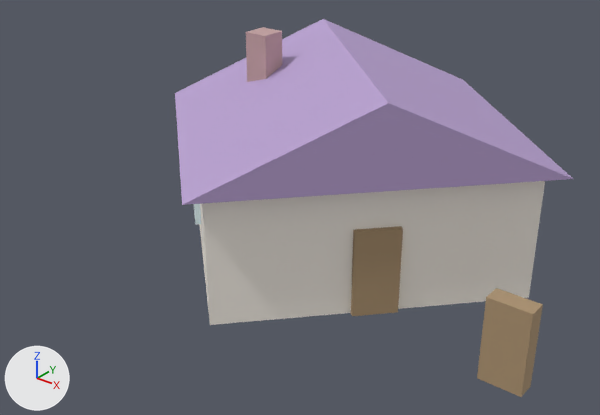
Before and after pictures for a commit that changed the glTF model village/house_calliope.glb.
Camera for both pictures: a 50 mm lens placed at (10.42, -14.81, 9.78), pointed at (-0.76, -0.84, 1.12). Lighting does not change. The marker at lower left points along +X, +Y and +Z. The first picture is the older version. Where no turn or scale is listed for an object, it has been applied to the vertices.

The older version as bpy lines, for what is in view:
```python
me_calliope_atap_mesh_001 = bpy.data.meshes.new('calliope_atap_mesh.001')
me_calliope_atap_mesh_001.from_pydata([(0.13, 5.17, 0.0), (-5.14, -0.58, 0.0), (-0.13, -5.17, 0.0), (5.14, 0.58, 0.0), (-2.51, 2.3, 1.8), (2.51, -2.3, 1.8)], [], [(0, 1, 4), (2, 3, 5), (1, 2, 5), (1, 5, 4), (3, 0, 4), (3, 4, 5), (0, 3, 2), (0, 2, 1)])
me_calliope_atap_mesh_001.materials.append(mat_atap_calliope)  # purple #b8a0cf
me_cube_563 = bpy.data.meshes.new('Cube.563')
me_cube_563.from_pydata(...)  # a box spanning x -0.3..0.3, y -0.3..0.3, z -0.8..0.8
me_cube_563.materials.append(mat_cerobong)  # pink #c2a0a0
me_cube_569 = bpy.data.meshes.new('Cube.569')
me_cube_569.from_pydata(...)  # a box spanning x -0.45..0.45, y -0.2..0.2, z -0.9..0.9
me_cube_569.materials.append(mat_rak)  # beige #ad9371
ob_calliope_atap_001 = bpy.data.objects.new('calliope_atap.001', me_calliope_atap_mesh_001)
ob_calliope_atap_001.location = (0.0, 0.0, 3.0)
ob_calliope_cerobong_001 = bpy.data.objects.new('calliope_cerobong.001', me_cube_563)
ob_calliope_cerobong_001.location = (-2.29, -0.28, 4.2)
ob_calliope_rak_kanan_001 = bpy.data.objects.new('calliope_rak_kanan.001', me_cube_569)
ob_calliope_rak_kanan_001.location = (5.5, -2.54, 0.9)
# also in view: 'calliope_dinding.001' at (0.0, 0.0, 1.5); 'calliope_pintu.001' at (2.26, -2.07, 1.0)
```
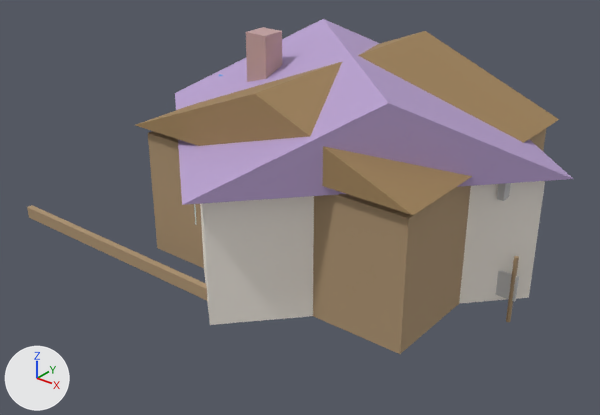
Changed parts and their boxes [x1, y1, x2, y2] in the pictures (600 x 415 px):
'calliope_dinding.003', added (beige): after [148, 129, 546, 354]
'calliope_atap.003', added (brown): after [135, 31, 559, 215]
'calliope_rak_kanan.001', deleted (beige): before [477, 288, 543, 397]
'calliope_pelaminan.001', added (beige): after [27, 205, 207, 300]
'calliope_kursi.001', added: after [496, 271, 519, 302]
'calliope_tiang_kanan.001', added: after [506, 256, 519, 322]
'calliope_tudung.001', added: after [497, 183, 511, 201]
'calliope_pintu.001', unchanged, covered by the edit: before [351, 226, 403, 316]

The change, as a list of edits to the scene's bpy script:
```text
Add mat_batu:
    mat_batu = principled_material('batu')
    mat_batu.base_color = (0.604, 0.604, 0.604)  # light grey #cccccc
    mat_batu.roughness = 0.85
Add mat_jerami:
    mat_jerami = principled_material('jerami')
    mat_jerami.base_color = (0.353, 0.227, 0.102)  # brown #a0835a
    mat_jerami.roughness = 0.85
Add me_cube_806:
    me_cube_806.from_pydata(...)  # a box spanning x -0.3..0.3, y -0.025..0.025, z -0.3..0.3
    me_cube_806.materials.append(mat_batu)  # light grey #cccccc
Add me_cube_803:
    me_cube_803.from_pydata(...)  # a box spanning x -0.075..0.075, y -0.25..0.25, z -0.3..0.3
    me_cube_803.materials.append(mat_batu)  # light grey #cccccc
Add me_cylinder_519:
    me_cylinder_519.from_pydata(...)  # 24 vertices, 44 faces; spans x -0.05..0.05, y -0.05..0.05, z -0.8..0.8
    me_cylinder_519.materials.append(mat_rak)  # beige #ad9371
Add me_cube_801:
    me_cube_801.from_pydata(...)  # a box spanning x -3.6..3.6, y -0.08..0.08, z -0.15..0.15
    me_cube_801.materials.append(mat_rak)  # beige #ad9371
Add me_calliope_atap_mesh_005:
    me_calliope_atap_mesh_005.from_pydata([(-3.7, -3.2, 0.0), (3.7, -3.2, 0.0), (3.7, 3.2, 0.0), (-3.7, 3.2, 0.0), (0.0, -3.2, 1.5), (0.0, 3.2, 1.5)], [], [(0, 1, 4), (2, 3, 5), (1, 2, 5), (1, 5, 4), (3, 0, 4), (3, 4, 5), (0, 3, 2), (0, 2, 1)])
    me_calliope_atap_mesh_005.materials.append(mat_jerami)  # brown #a0835a
Add me_cube_800:
    me_cube_800.from_pydata(...)  # a box spanning x -3.5..3.5, y -3.0..3.0, z -1.5..1.5
    me_cube_800.materials.append(mat_rak)  # beige #ad9371
Remove ob_calliope_rak_kanan_001:
    ob_calliope_rak_kanan_001 = bpy.data.objects.new('calliope_rak_kanan.001', me_cube_569)
    ob_calliope_rak_kanan_001.location = (5.5, -2.54, 0.9)
Add ob_calliope_kursi_001:
    ob_calliope_kursi_001 = bpy.data.objects.new('calliope_kursi.001', me_cube_806)
    ob_calliope_kursi_001.location = (4.2, 0.0, 0.45)
Add ob_calliope_tudung_001:
    ob_calliope_tudung_001 = bpy.data.objects.new('calliope_tudung.001', me_cube_803)
    ob_calliope_tudung_001.location = (4.0, 0.0, 2.8)
Add ob_calliope_tiang_kanan_001:
    ob_calliope_tiang_kanan_001 = bpy.data.objects.new('calliope_tiang_kanan.001', me_cylinder_519)
    ob_calliope_tiang_kanan_001.location = (4.4, 0.0, 0.4)
Add ob_calliope_pelaminan_001:
    ob_calliope_pelaminan_001 = bpy.data.objects.new('calliope_pelaminan.001', me_cube_801)
    ob_calliope_pelaminan_001.location = (-3.6, -4.0, 0.25)
Add ob_calliope_atap_003:
    ob_calliope_atap_003 = bpy.data.objects.new('calliope_atap.003', me_calliope_atap_mesh_005)
    ob_calliope_atap_003.location = (0.0, 0.0, 3.2)
Add ob_calliope_dinding_003:
    ob_calliope_dinding_003 = bpy.data.objects.new('calliope_dinding.003', me_cube_800)
    ob_calliope_dinding_003.location = (0.0, 0.0, 1.5)
```
